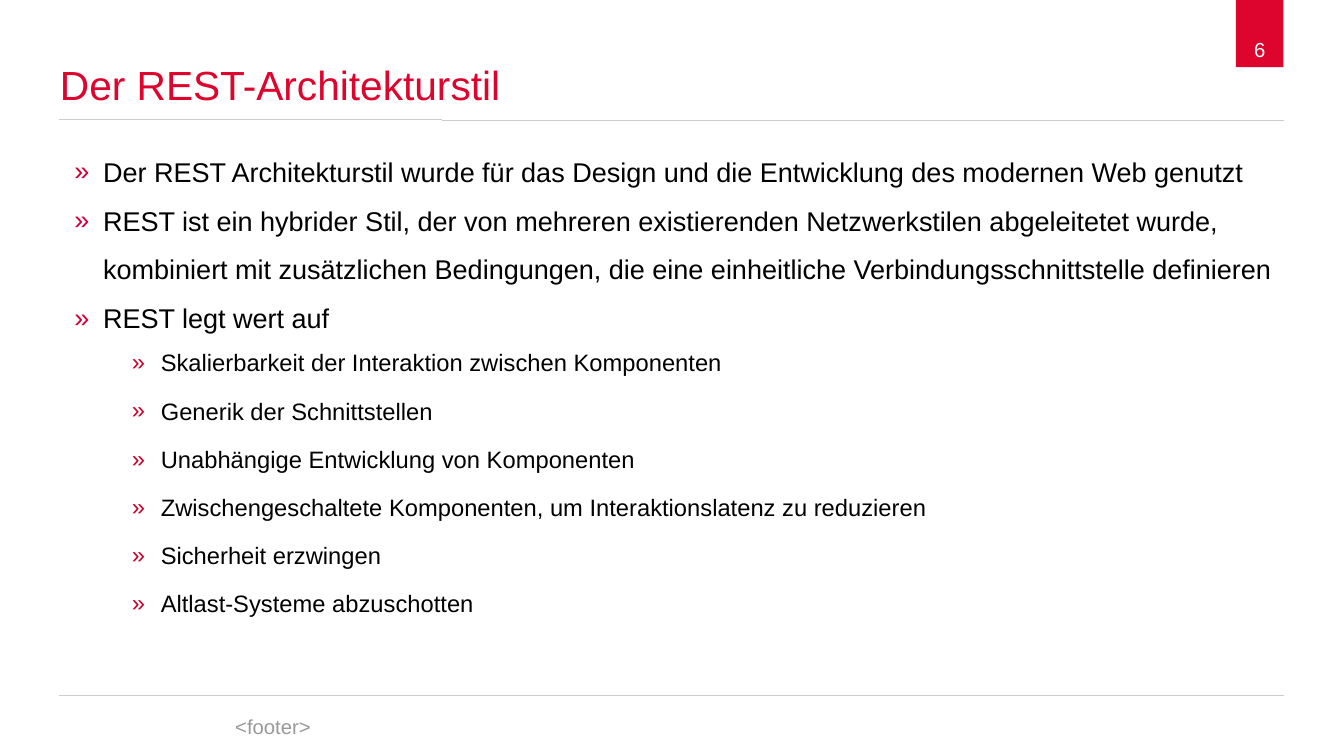
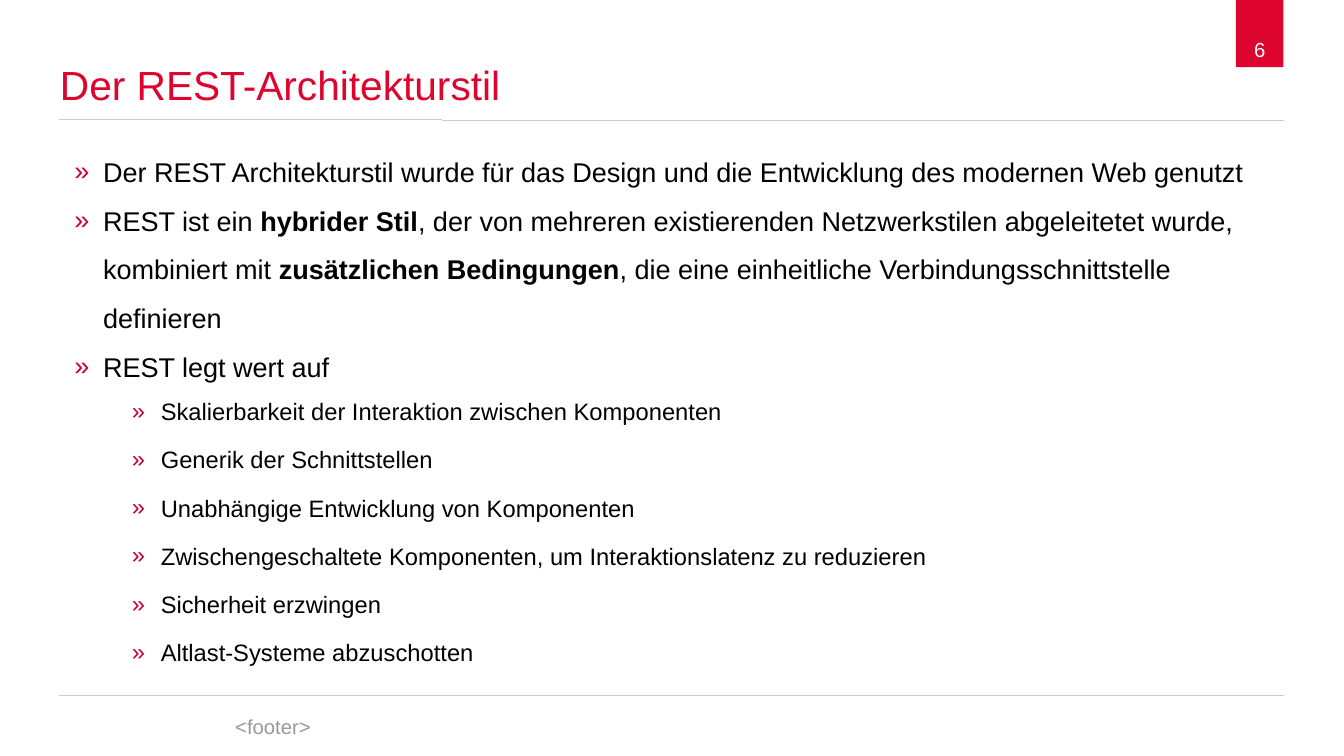
Before and after one commit to spaceone/presentations, a slide deck: slide 6 of representational-state-transfer/representational-state-transfer.odp. Drawn at 1344x756 pixels with LibreOffice and Linux fonts; fonts in the diff are those of the drawing; background and template pictures are left out. Boxes give left, top, right and bottom in pixels: in the first picture for what was removed or moved away, otherwise in the second. Text is boxed around its words. In the diff, an @@ line names an element or a change of style, - is before the commit and + after.

```diff
--- a/representational-state-transfer/representational-state-transfer.odp
+++ b/representational-state-transfer/representational-state-transfer.odp
@@ text at [103,211,1233,329]: bold on in "hybrider Stil, zusätzlichen Bedingungen," @@
```
Also in this commit, not shown: 7 other slides changed, 1 slide added, 1 slide removed.
